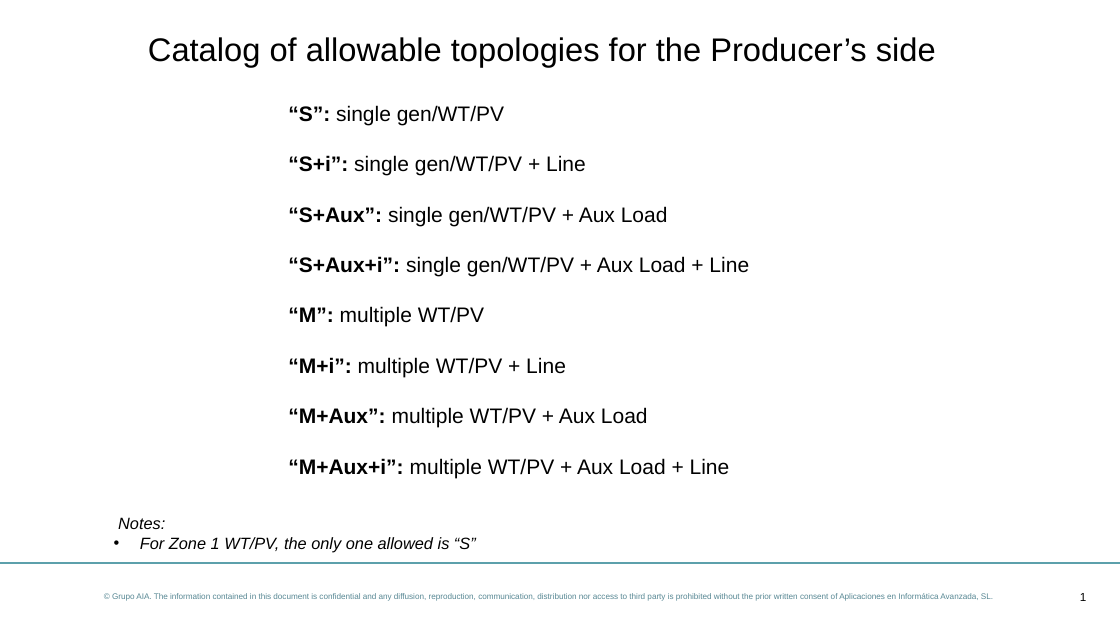
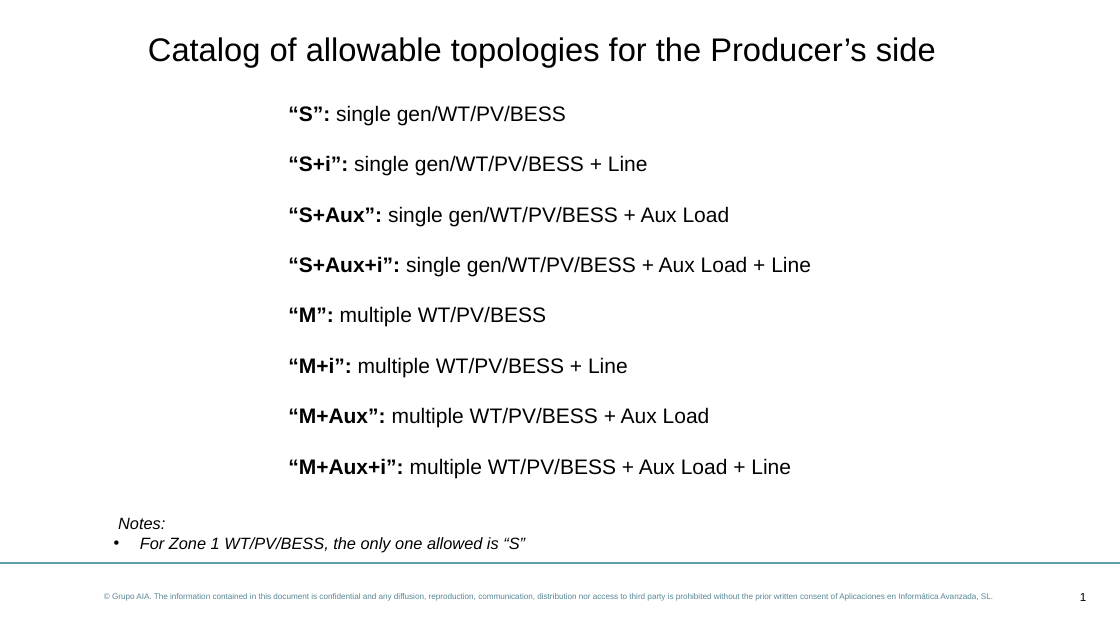
Before and after one commit to dynawo/dyn-grid-compliance-verification, a slide deck: slide 1 of docs/initialization/topology_catalog.pptx. Drawn at 1120x630 pixels with LibreOffice and Linux fonts; fonts in the diff are those of the drawing; background and template pictures are left out. Boxes give left, top, right and bottom in pixels: in the first picture for what was removed or moved away, otherwise in the second. Text is boxed around its words. In the diff, an @@ line names an element or a change of style, - is before the commit and + after.

```diff
--- a/docs/initialization/topology_catalog.pptx
+++ b/docs/initialization/topology_catalog.pptx
@@ text at bbox=[288, 105, 811, 478]: text changed @@
-“S”: single gen/WT/PV
-“S+i”: single gen/WT/PV + Line
-“S+Aux”: single gen/WT/PV + Aux Load
-“S+Aux+i”: single gen/WT/PV + Aux Load + Line
-“M”: multiple WT/PV
-“M+i”: multiple WT/PV + Line
-“M+Aux”: multiple WT/PV + Aux Load
-“M+Aux+i”: multiple WT/PV + Aux Load + Line
+“S”: single gen/WT/PV/BESS
+“S+i”: single gen/WT/PV/BESS + Line
+“S+Aux”: single gen/WT/PV/BESS + Aux Load
+“S+Aux+i”: single gen/WT/PV/BESS + Aux Load + Line
+“M”: multiple WT/PV/BESS
+“M+i”: multiple WT/PV/BESS + Line
+“M+Aux”: multiple WT/PV/BESS + Aux Load
+“M+Aux+i”: multiple WT/PV/BESS + Aux Load + Line
@@ text at bbox=[140, 537, 525, 553]: text changed @@
-• For Zone 1 WT/PV, the only one allowed is “S”
+• For Zone 1 WT/PV/BESS, the only one allowed is “S”
```
Also in this commit, not shown: 5 other slides changed, 7 other files.
